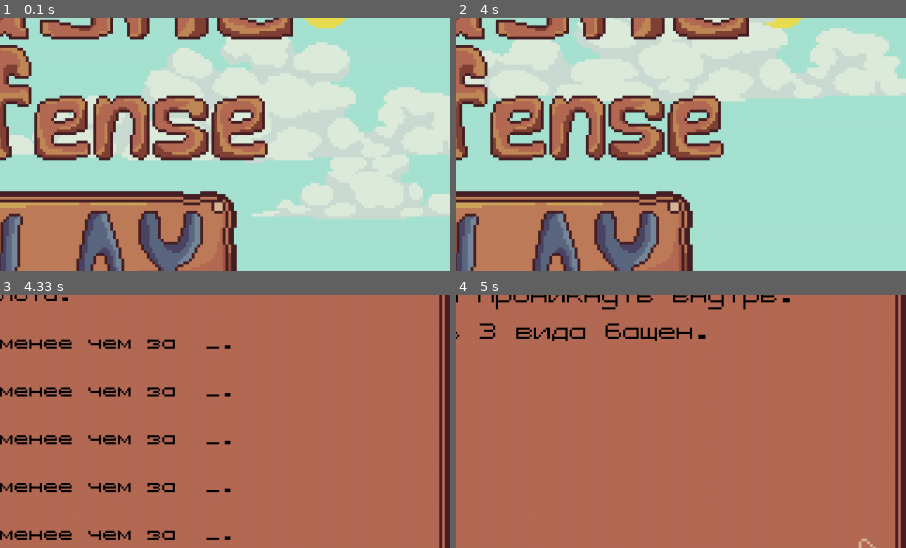
Above: before the commit, frames 1-4 (two rows, left to right).
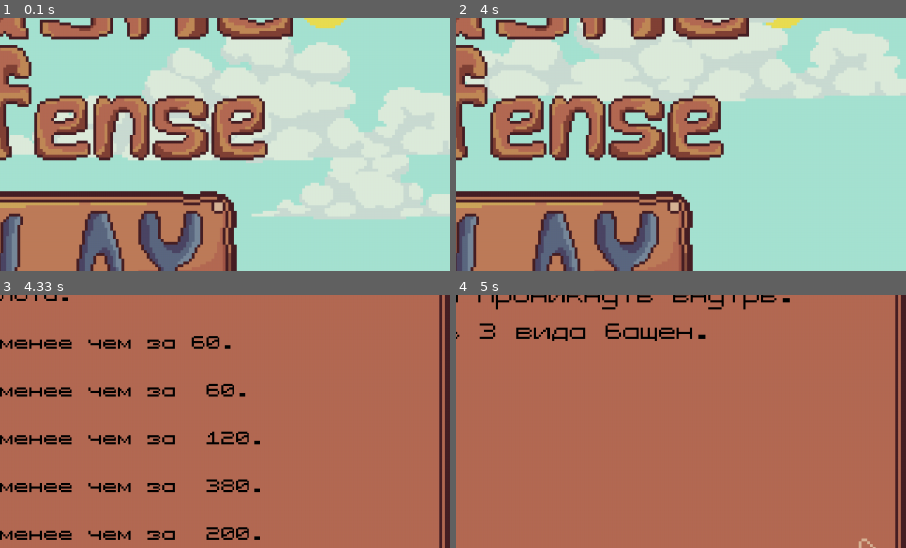
Above: after the commit, the same moments.

Repository: LenaSup/PyGame_project
Game: pygame game, started from main.py
Two runs of this game, one before a commit and one after it. Both use one fixed random seed, a clock stepped at 60 frames per second and the inputs below.
Inputs (mouse positions are % of the whole screen's width and height, from its top left):
- Up to frame 1 (0.1 s): no input
- Up to frame 2 (4 s): click (50, 77) at 0.38 s; click (26, 51) at 0.72 s; click (65, 15) at 1.05 s; tap Space at 2.33, 2.67, 3 s; click "главное меню" at 3.38 s; click (19, 37) at 3.72 s
- Up to frame 3 (4.33 s): click (6, 30) at 4.05 s
- Up to frame 4 (5 s): click (87, 21) at 4.38 s; click (6, 11) at 4.72 s
The pictures show only the part of the screen within x 42-92%, y 27-77%; the shares and areas given below are measured in that part.

Frames 1-2 are identical in both runs. In frame 3, 1.3% of the frame differs, in the area x 42-58%, y 16-97%; in frame 4, nothing differs.

Commit message:
Всё вроде

Diff:
--- a/achievement_text.txt
+++ b/achievement_text.txt
@@ -2,13 +2,13 @@
 -
 Потратите 228000 золота.
 -
-Пройдите 1 уровень менее чем за  _.
+Пройдите 1 уровень менее чем за 60.
 -
-Пройдите 2 уровень менее чем за  _.
+Пройдите 2 уровень менее чем за  60.
 -
-Пройдите 3 уровень менее чем за  _.
+Пройдите 3 уровень менее чем за  120.
 -
-Пройдите 4 уровень менее чем за  _.
+Пройдите 4 уровень менее чем за  380.
 -
-Пройдите 5 уровень менее чем за  _.
+Пройдите 5 уровень менее чем за  200.
 -
--- a/education.txt
+++ b/education.txt
@@ -12,11 +12,10 @@
 цели, со средним уроном и средней
 скорострельностью.
 ---
-2 башня.
-Отакует одну цель, но поблости,
-поэтому может задеть сразу несколько
-врагов. Имеет высокий урон и низкую
-скорострельностью.
+2 башня. Атакует одну цель, но
+поблизости, поэтому может задеть сразу
+несколько врагов. Имеет высокий урон и
+низкую скорострельностью.
 ---
 3 башня.
 Бьёт по области вокруг себя.
@@ -38,12 +37,14 @@
 достаточно низкое. Они троя нападают
 на всех уровнях.
 ---
-Летучее мыши: не слишком быстрые, и не
-слишком трудно убиваются, но они умеют
-летать и лишь первые 2 башни могут по
-ним попасть. Появляются со 2 уровня.
+Летучее мыши: они столь же быстры
+как и призраки и при этом имеют
+больше здоровья. Наподдать будут
+с 3 уровня.
 ---
-Пауки: очень живучие и быстрые, но
-2 башня будет убивать их
-эффективнее всего. Встретить их
-можно на 4 и 5 уровне.
+Пауки: они мало того что имеют много
+здоровья, так и достаточно быстры.
+Они крайне опасны и будут появляется
+только с 4 уровня.
+---
+Для паузы нужно нажать Space
